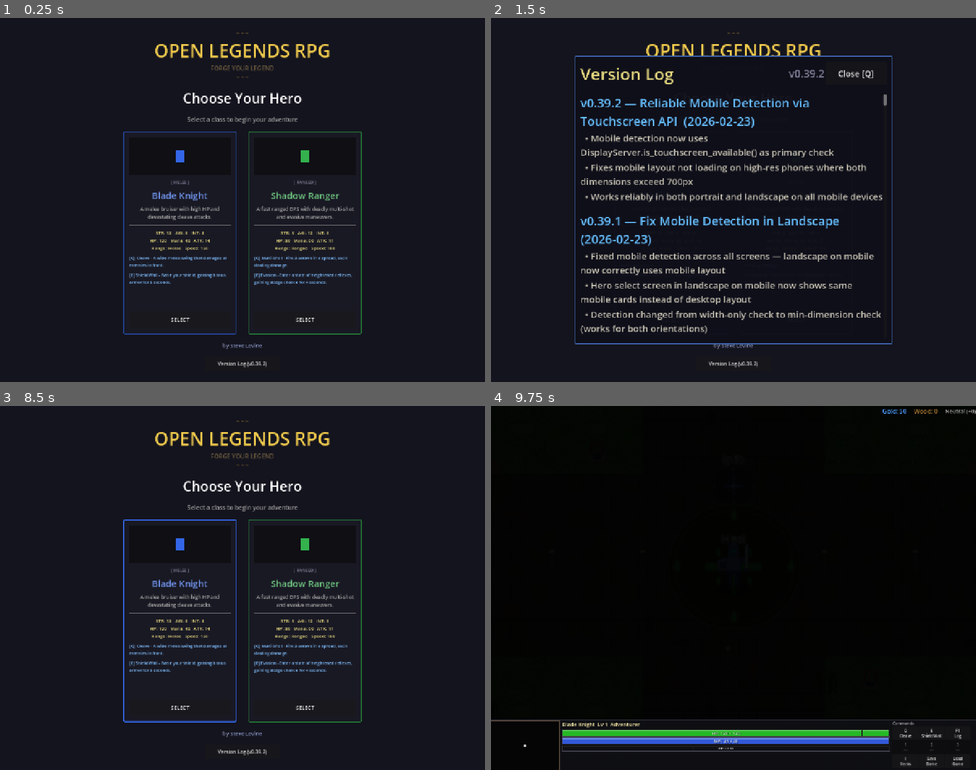
Above: before the commit, frames 1-4 (two rows, left to right).
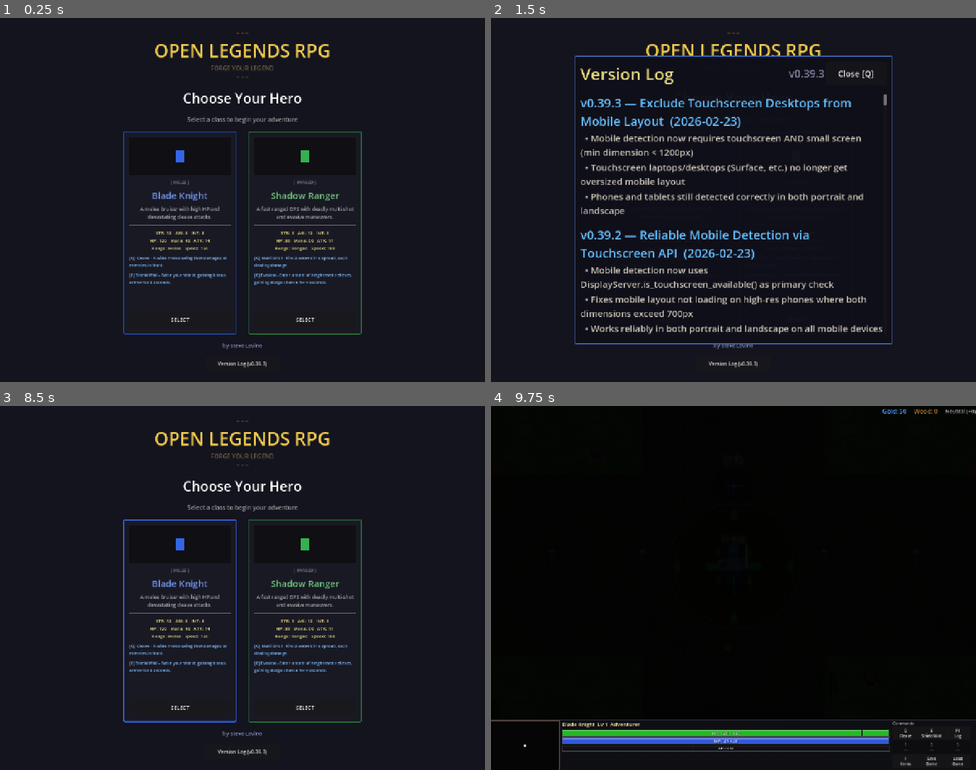
Above: after the commit, the same moments.

Repository: slxny/legends-open-rpg
Game: Godot game, scene res://scenes/main.tscn
The game is run twice, just before and just after one commit, with the same random seed, the same clock (stepped at 60 frames per second) and the same inputs.
Inputs (mouse positions are in pixels of both pictures, inside the frame that each line leads up to):
- Up to frame 1 (0.25 s): no input
- Up to frame 2 (1.5 s): click "Version Log (v0.39.2)" (after the commit: "Version Log (v0.39.3)") at 0.5 s; click "SELECT" at 1.25 s
- Up to frame 3 (8.5 s): click "SELECT" at 2 s; tap Enter at 2.75, 4.25, 5.75 s; move the mouse to (349, 569) at 2.77 s; hold D (move_right) 2.78-3.5 s; hold Q (ability_1) 2.78-3.5 s; click (349, 569) at 2.92 s; tap Space (attack) at 3.5, 6.5 s; drag from (145, 606) to (218, 660) at 3.52 s; move the mouse to (291, 507) at 4.27 s; hold D (move_right) 4.28-5 s; hold Space (attack) 4.28-5 s; drag from (218, 660) to (97, 533) at 5.02 s; move the mouse to (388, 642) at 5.77 s; hold A (move_left) 5.78-6.5 s; tap 1 at 5.85 s; tap I (toggle_inventory) at 6.4 s; drag from (97, 533) to (169, 497) at 6.52 s; move the mouse to (266, 588) at 7.27 s; hold S (move_down) 7.28-8 s; tap 3 at 7.35 s; click (266, 588) at 7.42 s; tap Escape (ui_cancel) at 7.9 s; drag from (169, 497) to (145, 606) at 8.02 s
- Up to frame 4 (9.75 s): move the mouse to (840, 569) at 8.77 s; hold W (move_up) 8.78-9.5 s; hold Q (ability_1) 8.78-9.5 s; drag from (636, 606) to (709, 660) at 9.52 s

The runs differ from the first frame. In frame 1, less than 0.1% of the frame differs, in the area x 54-55%, y 94-96%; in frame 2, 9.1%, in the area x 18-82%, y 15-96%; in frame 3, less than 0.1%; in frame 4, nothing differs.

Commit message:
Require touchscreen AND small screen for mobile detection
Touchscreen-only check would give mobile layout to touchscreen laptops
(Surface, etc.). Now requires both: touchscreen available AND min screen
dimension < 1200px. This correctly excludes large touchscreen desktops
while catching phones/tablets in any orientation.

https://claude.ai/code/session_017og7U6vscobkg1TanUuk76

Diff:
--- a/scenes/enemies/enemy.gd
+++ b/scenes/enemies/enemy.gd
@@ -95,7 +95,7 @@
 	name_label.visible = false
 	# Detect mobile for font scaling
 	var vp_size = get_viewport().get_visible_rect().size
-	var is_mobile = DisplayServer.is_touchscreen_available() or min(vp_size.x, vp_size.y) < 700
+	var is_mobile = DisplayServer.is_touchscreen_available() and min(vp_size.x, vp_size.y) < 1200
 	# Scale enemy name label for mobile — larger font, moved higher so it
 	# doesn't overlap the sprite and block taps
 	if is_mobile:
--- a/scenes/hero_select/hero_select.gd
+++ b/scenes/hero_select/hero_select.gd
@@ -27,7 +27,7 @@
 
 func _detect_mobile() -> void:
 	var vp_size = get_viewport().get_visible_rect().size
-	_is_mobile = DisplayServer.is_touchscreen_available() or min(vp_size.x, vp_size.y) < 700
+	_is_mobile = DisplayServer.is_touchscreen_available() and min(vp_size.x, vp_size.y) < 1200
 
 func _on_viewport_resized() -> void:
 	var was_mobile = _is_mobile
--- a/scenes/npcs/beacon.gd
+++ b/scenes/npcs/beacon.gd
@@ -47,7 +47,7 @@
 	if not beacon_label.is_empty():
 		label.text = beacon_label
 		var vp_size = get_viewport().get_visible_rect().size
-		if DisplayServer.is_touchscreen_available() or min(vp_size.x, vp_size.y) < 700:
+		if DisplayServer.is_touchscreen_available() and min(vp_size.x, vp_size.y) < 1200:
 			label.add_theme_font_size_override("font_size", 18)
 		label.pivot_offset = label.size / 2.0
 	else:
--- a/scenes/npcs/npc_armorer.gd
+++ b/scenes/npcs/npc_armorer.gd
@@ -17,7 +17,7 @@
 	name_label.text = armory_name
 	name_label.visible = false
 	var vp_size = get_viewport().get_visible_rect().size
-	if DisplayServer.is_touchscreen_available() or min(vp_size.x, vp_size.y) < 700:
+	if DisplayServer.is_touchscreen_available() and min(vp_size.x, vp_size.y) < 1200:
 		name_label.add_theme_font_size_override("font_size", 18)
 	name_label.pivot_offset = name_label.size / 2.0
 	beacon.activated.connect(_on_beacon_activated)
--- a/scenes/npcs/npc_shopkeeper.gd
+++ b/scenes/npcs/npc_shopkeeper.gd
@@ -22,7 +22,7 @@
 	name_label.text = shop_name
 	name_label.visible = false
 	var vp_size = get_viewport().get_visible_rect().size
-	if DisplayServer.is_touchscreen_available() or min(vp_size.x, vp_size.y) < 700:
+	if DisplayServer.is_touchscreen_available() and min(vp_size.x, vp_size.y) < 1200:
 		name_label.add_theme_font_size_override("font_size", 18)
 	name_label.pivot_offset = name_label.size / 2.0
 	beacon.activated.connect(_on_beacon_activated)
--- a/scenes/npcs/npc_tavern.gd
+++ b/scenes/npcs/npc_tavern.gd
@@ -17,7 +17,7 @@
 	name_label.text = tavern_name
 	name_label.visible = false
 	var vp_size = get_viewport().get_visible_rect().size
-	if DisplayServer.is_touchscreen_available() or min(vp_size.x, vp_size.y) < 700:
+	if DisplayServer.is_touchscreen_available() and min(vp_size.x, vp_size.y) < 1200:
 		name_label.add_theme_font_size_override("font_size", 18)
 	name_label.pivot_offset = name_label.size / 2.0
 	beacon.activated.connect(_on_beacon_activated)
--- a/scenes/npcs/npc_woodworker.gd
+++ b/scenes/npcs/npc_woodworker.gd
@@ -17,7 +17,7 @@
 	name_label.text = npc_name
 	name_label.visible = false
 	var vp_size = get_viewport().get_visible_rect().size
-	if DisplayServer.is_touchscreen_available() or min(vp_size.x, vp_size.y) < 700:
+	if DisplayServer.is_touchscreen_available() and min(vp_size.x, vp_size.y) < 1200:
 		name_label.add_theme_font_size_override("font_size", 18)
 	name_label.pivot_offset = name_label.size / 2.0
 	beacon.activated.connect(_on_beacon_activated)
--- a/scenes/player/player.gd
+++ b/scenes/player/player.gd
@@ -245,7 +245,7 @@
 
 	# Mobile detection and attack button setup
 	var vp_size = get_viewport().get_visible_rect().size
-	_is_mobile = DisplayServer.is_touchscreen_available() or min(vp_size.x, vp_size.y) < 700
+	_is_mobile = DisplayServer.is_touchscreen_available() and min(vp_size.x, vp_size.y) < 1200
 	if _is_mobile:
 		_click_circle.radius = CLICK_RADIUS_MOBILE
 		_create_mobile_attack_button()
--- a/scenes/ui/armory_dialog.gd
+++ b/scenes/ui/armory_dialog.gd
@@ -28,7 +28,7 @@
 
 func _detect_mobile() -> void:
 	var vp_size = get_viewport().get_visible_rect().size
-	_is_mobile = DisplayServer.is_touchscreen_available() or min(vp_size.x, vp_size.y) < 700
+	_is_mobile = DisplayServer.is_touchscreen_available() and min(vp_size.x, vp_size.y) < 1200
 	if _is_mobile:
 		var margin = 10.0
 		panel.offset_left = -vp_size.x / 2.0 + margin
--- a/scenes/ui/center_message_system.gd
+++ b/scenes/ui/center_message_system.gd
@@ -61,7 +61,7 @@
 func _display_message(text: String, color: Color, duration: float) -> void:
 	# SC-style: instant appear, no fade in
 	var vp_size = get_viewport().get_visible_rect().size
-	var is_mobile = DisplayServer.is_touchscreen_available() or min(vp_size.x, vp_size.y) < 700
+	var is_mobile = DisplayServer.is_touchscreen_available() and min(vp_size.x, vp_size.y) < 1200
 	var settings = LabelSettings.new()
 	settings.font_size = 72 if is_mobile else 32
 	settings.font_color = color
--- a/scenes/ui/changelog_dialog.gd
+++ b/scenes/ui/changelog_dialog.gd
@@ -9,9 +9,19 @@
 var _is_visible: bool = false
 var _is_mobile: bool = false
 
-const GAME_VERSION := "v0.39.2"
+const GAME_VERSION := "v0.39.3"
 
 const CHANGELOG: Array[Dictionary] = [
+	{
+		"version": "v0.39.3",
+		"title": "Exclude Touchscreen Desktops from Mobile Layout",
+		"date": "2026-02-23",
+		"entries": [
+			"Mobile detection now requires touchscreen AND small screen (min dimension < 1200px)",
+			"Touchscreen laptops/desktops (Surface, etc.) no longer get oversized mobile layout",
+			"Phones and tablets still detected correctly in both portrait and landscape",
+		]
+	},
 	{
 		"version": "v0.39.2",
 		"title": "Reliable Mobile Detection via Touchscreen API",
@@ -602,7 +612,7 @@
 	_is_visible = true
 	panel.visible = true
 	var vp_size = get_viewport().get_visible_rect().size
-	_is_mobile = DisplayServer.is_touchscreen_available() or min(vp_size.x, vp_size.y) < 700
+	_is_mobile = DisplayServer.is_touchscreen_available() and min(vp_size.x, vp_size.y) < 1200
 	_resize_panel(vp_size)
 	_build_entries()
 	scroll.scroll_vertical = 0
--- a/scenes/ui/game_messages.gd
+++ b/scenes/ui/game_messages.gd
@@ -18,7 +18,7 @@
 	label.text = text
 	label.horizontal_alignment = HORIZONTAL_ALIGNMENT_CENTER
 	var vp_size = get_viewport().get_visible_rect().size
-	var is_mobile = DisplayServer.is_touchscreen_available() or min(vp_size.x, vp_size.y) < 700
+	var is_mobile = DisplayServer.is_touchscreen_available() and min(vp_size.x, vp_size.y) < 1200
 	var settings = LabelSettings.new()
 	settings.font_size = 48 if is_mobile else 18
 	settings.font_color = color
--- a/scenes/ui/hero_stats_panel.gd
+++ b/scenes/ui/hero_stats_panel.gd
@@ -33,7 +33,7 @@
 
 func _detect_mobile() -> void:
 	var vp_size = get_viewport().get_visible_rect().size
-	_is_mobile = DisplayServer.is_touchscreen_available() or min(vp_size.x, vp_size.y) < 700
+	_is_mobile = DisplayServer.is_touchscreen_available() and min(vp_size.x, vp_size.y) < 1200
 	if _is_mobile:
 		var margin = 10.0
 		panel.offset_left = -vp_size.x / 2.0 + margin
--- a/scenes/ui/hud.gd
+++ b/scenes/ui/hud.gd
@@ -67,7 +67,7 @@
 
 func _detect_mobile() -> void:
 	var vp_size = get_viewport().get_visible_rect().size
-	_is_mobile = DisplayServer.is_touchscreen_available() or min(vp_size.x, vp_size.y) < 700
+	_is_mobile = DisplayServer.is_touchscreen_available() and min(vp_size.x, vp_size.y) < 1200
 	_is_portrait = _is_mobile and vp_size.y >= vp_size.x
 
 func _apply_mobile_layout() -> void:
--- a/scenes/ui/inventory_screen.gd
+++ b/scenes/ui/inventory_screen.gd
@@ -82,7 +82,7 @@
 
 func _detect_mobile() -> void:
 	var vp_size = get_viewport().get_visible_rect().size
-	_is_mobile = DisplayServer.is_touchscreen_available() or min(vp_size.x, vp_size.y) < 700
+	_is_mobile = DisplayServer.is_touchscreen_available() and min(vp_size.x, vp_size.y) < 1200
 	if _is_mobile:
 		var margin = 8.0
 		panel.anchor_left = 0.0
--- a/scenes/ui/pause_menu.gd
+++ b/scenes/ui/pause_menu.gd
@@ -40,7 +40,7 @@
 
 func _detect_mobile() -> void:
 	var vp_size = get_viewport().get_visible_rect().size
-	_is_mobile = DisplayServer.is_touchscreen_available() or min(vp_size.x, vp_size.y) < 700
+	_is_mobile = DisplayServer.is_touchscreen_available() and min(vp_size.x, vp_size.y) < 1200
 
 func _build_menu() -> void:
 	# Clear previous content
--- a/scenes/ui/shop_dialog.gd
+++ b/scenes/ui/shop_dialog.gd
@@ -50,7 +50,7 @@
 
 func _detect_mobile() -> void:
 	var vp_size = get_viewport().get_visible_rect().size
-	_is_mobile = DisplayServer.is_touchscreen_available() or min(vp_size.x, vp_size.y) < 700
+	_is_mobile = DisplayServer.is_touchscreen_available() and min(vp_size.x, vp_size.y) < 1200
 	if _is_mobile:
 		var margin = 8.0
 		panel.offset_left = -vp_size.x / 2.0 + margin
--- a/scenes/ui/tavern_dialog.gd
+++ b/scenes/ui/tavern_dialog.gd
@@ -49,7 +49,7 @@
 
 func _detect_mobile() -> void:
 	var vp_size = get_viewport().get_visible_rect().size
-	_is_mobile = DisplayServer.is_touchscreen_available() or min(vp_size.x, vp_size.y) < 700
+	_is_mobile = DisplayServer.is_touchscreen_available() and min(vp_size.x, vp_size.y) < 1200
 	if _is_mobile:
 		var margin = 10.0
 		panel.offset_left = -vp_size.x / 2.0 + margin
--- a/scenes/ui/woodworking_dialog.gd
+++ b/scenes/ui/woodworking_dialog.gd
@@ -61,7 +61,7 @@
 
 func _detect_mobile() -> void:
 	var vp_size = get_viewport().get_visible_rect().size
-	_is_mobile = DisplayServer.is_touchscreen_available() or min(vp_size.x, vp_size.y) < 700
+	_is_mobile = DisplayServer.is_touchscreen_available() and min(vp_size.x, vp_size.y) < 1200
 	if _is_mobile:
 		var margin = 10.0
 		panel.offset_left = -vp_size.x / 2.0 + margin
--- a/scenes/world/regions/havens_rest.gd
+++ b/scenes/world/regions/havens_rest.gd
@@ -490,7 +490,7 @@
 	label.horizontal_alignment = HORIZONTAL_ALIGNMENT_CENTER
 	label.custom_minimum_size = Vector2(100, 0)
 	var vp_size = get_viewport().get_visible_rect().size
-	if DisplayServer.is_touchscreen_available() or min(vp_size.x, vp_size.y) < 700:
+	if DisplayServer.is_touchscreen_available() and min(vp_size.x, vp_size.y) < 1200:
 		label.add_theme_font_size_override("font_size", 16)
 	parent.add_child(label)
 
--- a/scripts/ui/sc_bar.gd
+++ b/scripts/ui/sc_bar.gd
@@ -16,7 +16,7 @@
 
 func _ready() -> void:
 	var vp_size = get_viewport().get_visible_rect().size
-	_is_mobile = DisplayServer.is_touchscreen_available() or min(vp_size.x, vp_size.y) < 700
+	_is_mobile = DisplayServer.is_touchscreen_available() and min(vp_size.x, vp_size.y) < 1200
 	_label_settings = LabelSettings.new()
 	_label_settings.font_size = 32 if _is_mobile else 13
 	_label_settings.font_color = Color(0.95, 0.95, 0.95)
